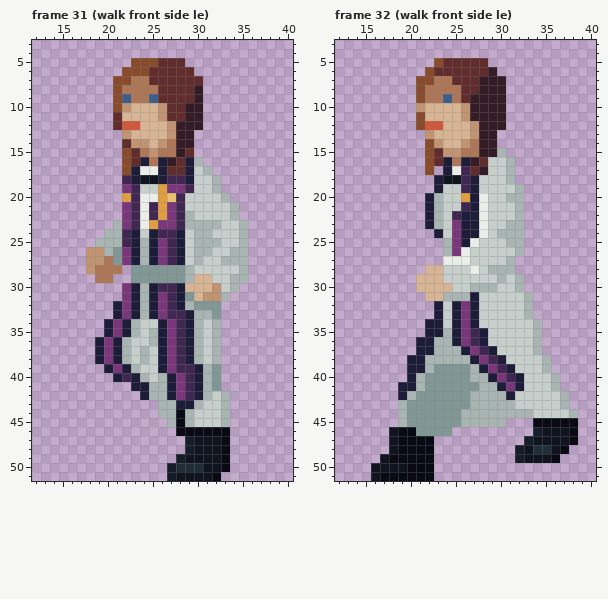
A pixel-art file gets an edit: raw assets/prest.ase. The picture above was drawn from the file before the commit.
48x52 pixels, 57 frames. Shown: frame 31 (walk front side le): x 12..40, y 3..51; frame 32 (walk front side le): x 12..40, y 3..51. The commit also changed other frames, which this record leaves out.
And afterwards:
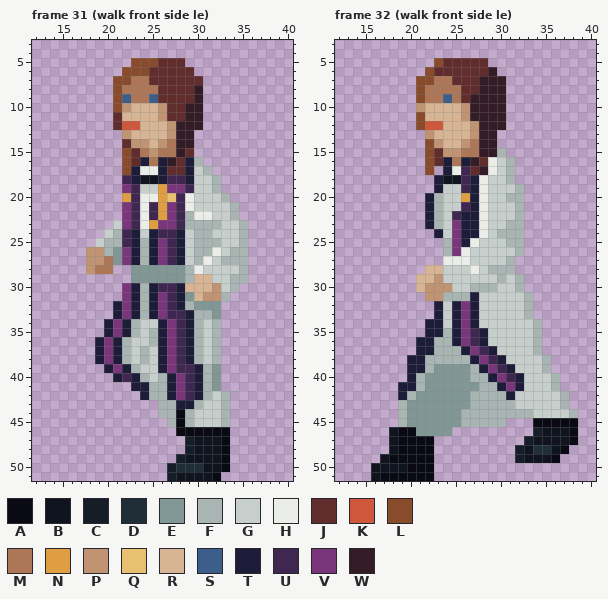
Palette (. is transparent): A #090a14  B #10141f  C #151d28  D #202e37  E #819796  F #a8b5b2  G #c7cfcc  H #ebede9  J #602c2c  K #cf573c  L #884b2b  M #ad7757  N #de9e41  P #c09473  Q #e8c170  R #d7b594  S #3c5e8b  T #1e1d39  U #402751  V #7a367b  W #341c27
From old to new:
Changed rows in their new state; - is an unchanged pixel.
Frame 31 (walk front side le), layer "character":
first column x 19:
20 ----------H---
21 ----------H---
22 -----------HH-
23 --G-----------
24 -G------------
25 G-------------
26 -------------H
27 ------------H-
28 --.--------H--
29 ..------------
Frame 32 (walk front side le), layer "character":
first column x 28:
16 -H
17 -H
18 H-
19 H-
first column x 22:
29 -P-
30 PPP
31 PP-
